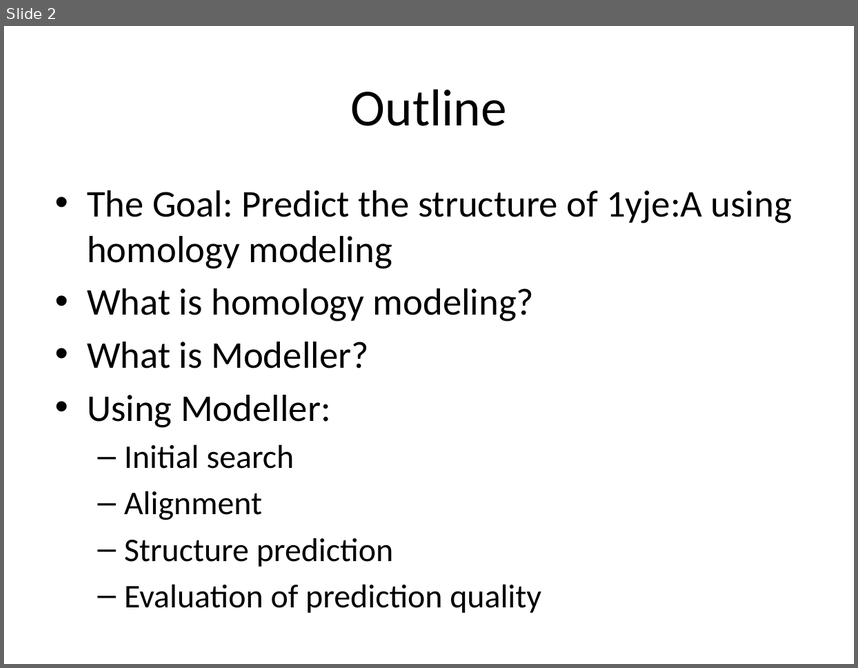
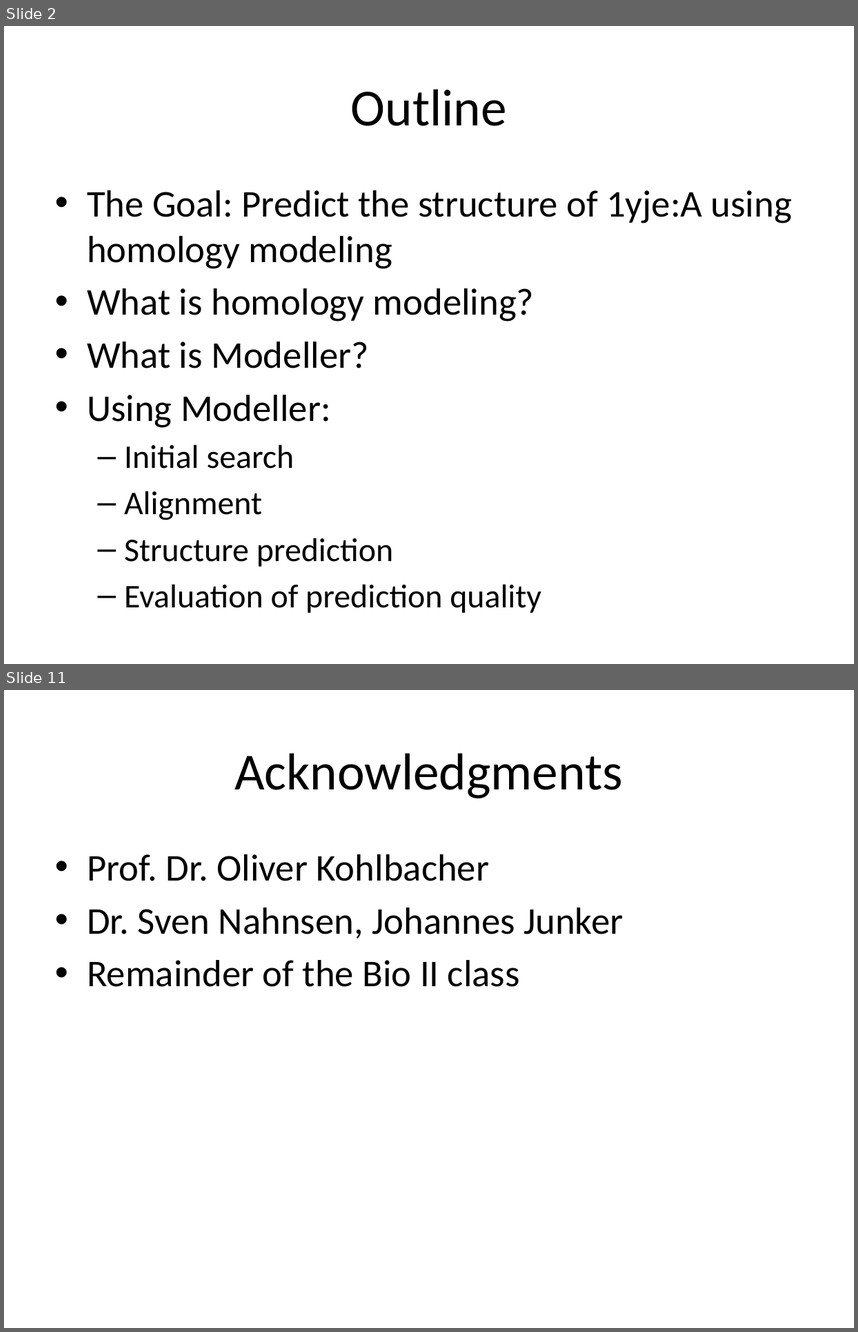
Before and after one commit to iosonofabio/bi2-ss12-p6, a slide deck: project6.pptx. Shown one above the other, each under a label of ours: slide 2 before the commit, slides 2 and 11 after it; the slides between them are not shown. The pictures are 858x668 and 858x1332 pixels, drawn with LibreOffice and Linux fonts; fonts in the diff are those of the drawing. Boxes give left, top, right and bottom in pixels: in the first picture for what was removed or moved away, otherwise in the second. Text is boxed around its words. In the diff, an @@ line names an element or a change of style, - is before the commit and + after.

```diff
--- a/project6.pptx
+++ b/project6.pptx
@@ slide 11 added at [4, 690, 854, 1328], background #FFFFFF @@
@@ title added at [234, 753, 623, 798], 44 pt, text #000000 @@
+Acknowledgments
@@ text added at [87, 854, 623, 987], 32 pt, text #000000 @@
+• Prof. Dr. Oliver Kohlbacher
+• Dr. Sven Nahnsen, Johannes Junker
+• Remainder of the Bio II class
```
Also in this commit, not shown: 6 slides changed, 2 other slides added, 1 slide removed.
